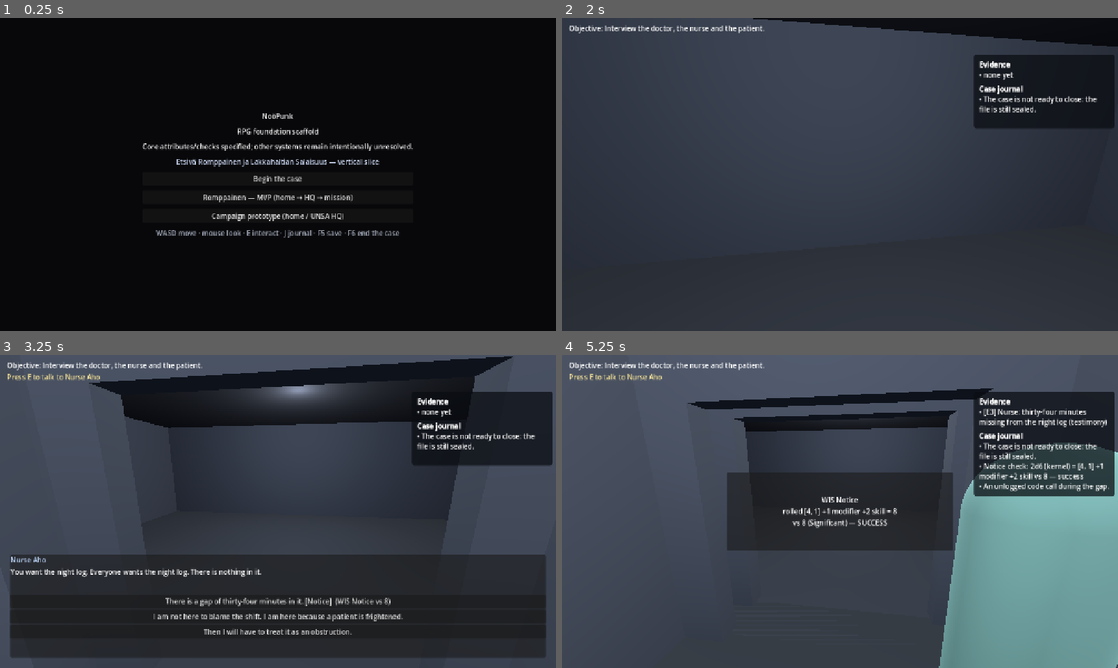
Above: before the commit, frames 1-4 (two rows, left to right).
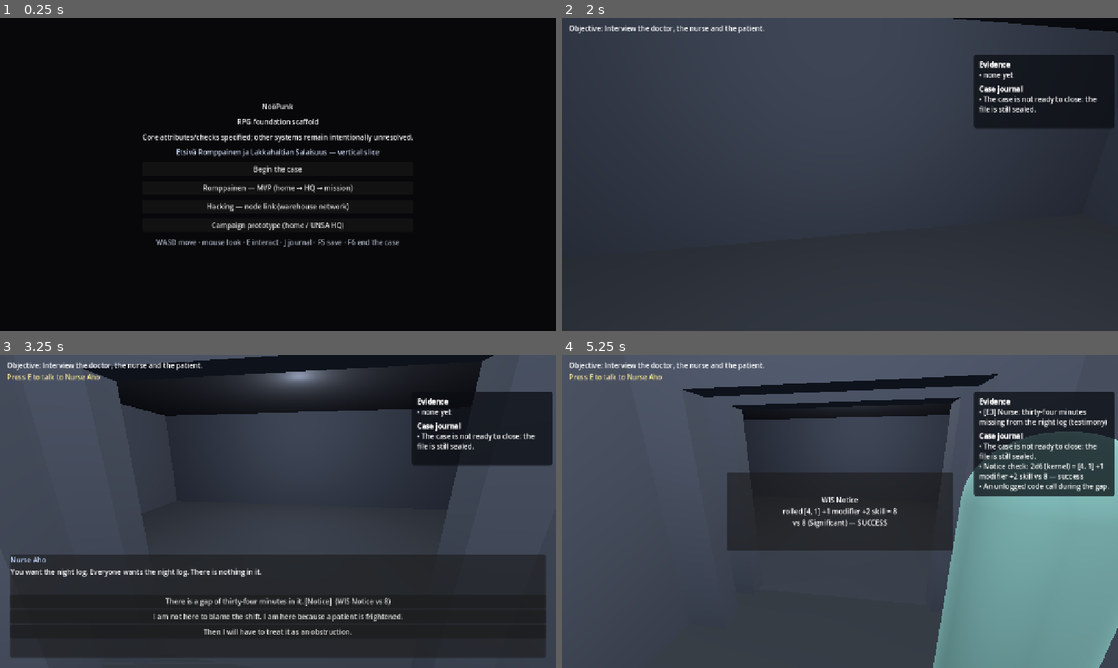
Above: after the commit, the same moments.

Repository: TomiToivio/NooPunk
Game: Godot game, scene res://scenes/main.tscn
Same seed, same stepped clock (60 frames per second), same inputs: the game is played once before the commit and once after it.
Inputs (mouse positions are in pixels of both pictures, inside the frame that each line leads up to):
- Up to frame 1 (0.25 s): no input
- Up to frame 2 (2 s): click "Begin the case" at 0.5 s; tap Enter at 1.25 s; move the mouse to (867, 174) at 1.27 s; hold W (move_forward) from 1.28 s (still down); hold F6 (end_case) from 1.28 s (still down)
- Up to frame 3 (3.25 s): keep holding W (move_forward); move the mouse to (250, 511) at 2.02 s; release F6 (end_case) at 2.03 s; tap E (interact) at 2.1, 2.75 s; move the mouse to (289, 505) at 2.77 s; hold J (toggle_journal) from 2.78 s (still down)
- Up to frame 4 (5.25 s): release W (move_forward) at 3.5 s; release J (toggle_journal) at 3.5 s; tap E (interact) at 3.5 s; drag from (812, 574) to (673, 464) at 3.52 s; click "There is a gap of thirty-four…" at 4.25 s; click "End the conversation" at 5 s

The runs differ from the first frame. In frame 1, 5.4% of the frame differs, in the area x 25-75%, y 27-74%; in frame 2, 2.4%; in frame 3, 6.9%, in the area x 15-93%, y 0-57%; in frame 4, 6.9%.

Commit message:
feat(cwn): playable node-link hacking screen (#858 remaining item)
The hacking subsystem was the only rule area with a catalogue verified against the SRD text and no way for a player to reach it. #858 named the node-link screen as its highest-value gap; this is that screen.

godot/ui/hacking_screen.gd renders the network's nodes as buttons and draws the links, connects nodes through the kernel, offers only the verbs a node actually has, and shows CPU, Access, failures, the alert clock and the ALARM state. The screen decides nothing: reachability, Access, CPU, the 2d6 check and the alert clock all come from godot/core/hacking.gd, and a refusal is shown with the kernel's own reason string, so the UI cannot become a second rule implementation.

It is reachable from the main menu as 'Hacking - node link (warehouse network)', opening the network and deck the Romppainen mission already carried rather than a fixture invented for the screen.

Two build details that cost time and are worth recording: the screen builds in setup() rather than _ready, because a --script runner adds nodes before the main loop starts and a screen waiting for _ready looks empty to every test; and layout is computed from a fallback canvas size while the control is outside a tree.

Verified: 1312 Godot checks, 0 failed; the main scene launches clean with --quit-after 60. The parity audit's 4.5 row moves from absent to playable, with verification still marked pending.

Diff:
--- a/godot/tests/run_tests.gd
+++ b/godot/tests/run_tests.gd
@@ -23,6 +23,7 @@
 	"res://godot/tests/test_cwn_wages.gd",
 	"res://godot/tests/test_rules_adapter.gd",
 	"res://godot/tests/test_combat.gd",
+	"res://godot/tests/test_hacking_screen.gd",
 	"res://godot/tests/test_hacking.gd",
 	"res://godot/tests/test_cwn_hacking_catalogue.gd",
 	"res://godot/tests/test_scene_flow.gd",
--- /dev/null
+++ b/godot/tests/test_hacking_screen.gd
@@ -0,0 +1,103 @@
+## The node-link screen: does a player actually reach the hacking rules?
+##
+## The kernel has its own tests; these rows prove the *screen* wires them up — that a node press spends
+## CPU and Access, that an unreachable node is refused with the kernel's reason, and that the alert clock
+## reaches the presentation rather than staying inside the kernel.
+extends RefCounted
+
+const Screen := preload("res://godot/ui/hacking_screen.gd")
+const Rules := preload("res://godot/core/cwn_hacking.gd")
+
+
+class StubAdapter:
+	var face := 4
+	func attribute_modifier(score: int) -> int:
+		return (score - 10) / 2
+	func roll_die(sides: int) -> int:
+		return face
+
+
+func _eq(name: String, actual: Variant, expected: Variant) -> Array:
+	return [name, actual == expected, "got %s; expected %s" % [str(actual), str(expected)]]
+
+
+func _network() -> Dictionary:
+	return {
+		"entry": "entry",
+		"nodes": {
+			"entry": {"links": ["records"], "verbs": [], "pos": [0, 0]},
+			"records": {"links": ["entry", "vault"], "verbs": ["query"], "security": 7, "pos": [1, 0]},
+			"vault": {"links": ["records"], "verbs": ["control"], "security": 9, "access_required": 2, "pos": [2, 0]},
+			"isolated": {"links": [], "verbs": [], "pos": [3, 0]},
+		},
+	}
+
+
+func _deck() -> Dictionary:
+	return {"cpu": 6, "access": 3, "programs": ["query", "control"], "program_rank": 1, "int": 12}
+
+
+func _screen() -> Object:
+	var screen: Object = Screen.new()
+	screen.setup(StubAdapter.new(), _network(), _deck())
+	return screen
+
+
+func run() -> Array:
+	var rows: Array = []
+	var screen := _screen()
+	var kernel: Object = screen.kernel
+
+	rows.append(_eq("every network node gets a button", screen._buttons.size(), 4))
+	rows.append(_eq("the entry node starts connected", kernel.is_node_connected("entry"), true))
+	rows.append(_eq("a node with no path is not connected", kernel.is_node_connected("vault"), false))
+	rows.append(_eq("links are drawn for the network", screen._nodes_layer.get_child_count() > 4, true))
+
+	# Pressing a reachable node connects it and spends a CPU point.
+	var cpu_before := int(kernel.deck["cpu"])
+	screen._buttons["records"].emit_signal("pressed")
+	rows.append(_eq("pressing a reachable node connects it", kernel.is_node_connected("records"), true))
+	rows.append(_eq("connecting spends CPU", int(kernel.deck["cpu"]) < cpu_before, true))
+	rows.append(_eq("the node shows as connected", screen._buttons["records"].modulate.g > 0.9, true))
+
+	# Pressing an unreachable node is refused, and the kernel's own reason is surfaced.
+	screen._buttons["isolated"].emit_signal("pressed")
+	rows.append(_eq("an unreachable node stays disconnected", kernel.is_node_connected("isolated"), false))
+	rows.append(_eq("the refusal reaches the log", screen._log_label.get_parsed_text().contains("no_path"), true))
+
+	# A verb button exists for a connected node's verbs, and running it reaches the kernel.
+	screen._on_node_pressed("records")
+	rows.append(_eq("verbs are offered once connected", screen._verbs_panel.get_child_count() >= 1, true))
+	var access_before := int(kernel.deck["access"])
+	screen._on_verb_pressed("records", "query")
+	rows.append(_eq("a verb spends Access", int(kernel.deck["access"]) < access_before, true))
+	rows.append(_eq("the verb is recorded in the kernel log", kernel.log.size() >= 2, true))
+
+	# A verb the deck does not carry is refused with the kernel's reason.
+	var no_program := _screen()
+	no_program.kernel.deck["programs"] = []
+	no_program._on_node_pressed("records")
+	no_program._on_verb_pressed("records", "query")
+	rows.append(_eq("a missing program is refused", no_program._log_label.get_parsed_text().contains("no_program"), true))
+
+	# The alert clock reaches the presentation.
+	kernel.failures = 3
+	kernel.alert_actions = 1
+	screen._refresh()
+	rows.append(_eq("the alert clock is shown", screen._status.text.contains("alert 1/2"), true))
+	kernel.alarm = true
+	screen._refresh()
+	rows.append(_eq("an alarm is shown", screen._status.text.contains("ALARM"), true))
+	rows.append(_eq("an alarm disables the nodes", screen._buttons["records"].disabled, true))
+
+	# The screen must be reachable from the menu path, not only from a test fixture.
+	var from_mission: Object = Screen.new()
+	rows.append(_eq("the warehouse mission opens on the screen",
+		from_mission.open_mission("res://godot/scenarios/mvp_romppainen/mission.json", 7), true))
+	rows.append(_eq("the mission's nodes are drawn", from_mission._buttons.size() >= 2, true))
+	rows.append(_eq("the mission entry point is connected",
+		from_mission.kernel.is_node_connected("lobby"), true))
+	rows.append(_eq("a missing mission file is refused",
+		from_mission.open_mission("res://godot/scenarios/nope/mission.json"), false))
+
+	return rows
--- /dev/null
+++ b/godot/ui/hacking_screen.gd
@@ -0,0 +1,229 @@
+## Playable node-link hacking screen (CWN SRD §4.5, over the §4.2 kernel).
+##
+## The rules were already implemented in `godot/core/hacking.gd`; what was missing was any way for a
+## player to *reach* them. This screen is presentation and input only — every legality decision
+## (reachability, Access, CPU, the 2d6 check, the alert clock) is asked of the kernel, never re-derived
+## here. If a verb is refused, the refusal is the kernel's own `reason` string.
+##
+## Layout comes from the network data: each node may carry `pos: [col, row]`; nodes without one are laid
+## out in reading order. Links are drawn between node centres.
+extends Control
+
+const Hacking := preload("res://godot/core/hacking.gd")
+
+const CELL := Vector2(150, 96)
+const MARGIN := Vector2(28, 36)
+const NODE_SIZE := Vector2(124, 60)
+
+var kernel: Object = null
+var network: Dictionary = {}
+var deck_spec: Dictionary = {}
+
+var _built := false
+var _nodes_layer: Control
+var _status: Label
+var _log_label: RichTextLabel
+var _verbs_panel: VBoxContainer
+var _verbs_title: Label
+var _buttons: Dictionary = {}      # node_id -> Button
+var _selected := ""
+
+
+## Bind a rules adapter, a network and a deck, then build the screen.
+##
+## Building here rather than in `_ready` is deliberate: a `--script` runner adds nodes before the main
+## loop starts, so `_ready` does not run and a screen that waits for it would look empty to every test.
+func setup(rules_adapter: Object, network_data: Dictionary, deck: Dictionary) -> void:
+	network = network_data
+	deck_spec = deck
+	kernel = Hacking.new(rules_adapter, network_data, deck)
+	_build()
+	_refresh()
+
+
+## Open the network recorded in a mission file. Used by the menu so the screen is reachable without a
+## scenario author wiring it up; the mission's `network` and `deck` are the scenario's own data.
+func open_mission(path: String, roll_seed: int = 1) -> bool:
+	var text := FileAccess.get_file_as_string(path)
+	if text.is_empty():
+		return false
+	var parsed: Variant = JSON.parse_string(text)
+	if not (parsed is Dictionary):
+		return false
+	var mission: Dictionary = parsed
+	if not mission.has("network"):
+		return false
+	var adapter: Object = load("res://godot/core/rules_adapter.gd").new(
+		"res://data/rules/wn_core.json", roll_seed)
+	setup(adapter, Dictionary(mission["network"]), Dictionary(mission.get("deck", {})))
+	return true
+
+
+func _ready() -> void:
+	if not _built:
+		_build()
+		_refresh()
+
+
+func _build() -> void:
+	if _built:
+		return
+	_built = true
+	set_anchors_preset(Control.PRESET_FULL_RECT)
+
+	var background := ColorRect.new()
+	background.color = Color(0.04, 0.05, 0.07)
+	background.set_anchors_preset(Control.PRESET_FULL_RECT)
+	background.mouse_filter = Control.MOUSE_FILTER_IGNORE
+	add_child(background)
+
+	_nodes_layer = Control.new()
+	_nodes_layer.set_anchors_preset(Control.PRESET_FULL_RECT)
+	_nodes_layer.mouse_filter = Control.MOUSE_FILTER_IGNORE
+	add_child(_nodes_layer)
+	_build_nodes()
+
+	_status = Label.new()
+	_status.position = Vector2(MARGIN.x, 6)
+	_status.add_theme_color_override("font_color", Color(0.55, 0.85, 0.95))
+	add_child(_status)
+
+	_verbs_title = Label.new()
+	_verbs_title.text = "Select a node"
+	_verbs_title.position = Vector2(MARGIN.x, _canvas_size().y - 210)
+	add_child(_verbs_title)
+
+	_verbs_panel = VBoxContainer.new()
+	_verbs_panel.position = Vector2(MARGIN.x, _canvas_size().y - 186)
+	_verbs_panel.custom_minimum_size = Vector2(240, 120)
+	add_child(_verbs_panel)
+
+	_log_label = RichTextLabel.new()
+	_log_label.bbcode_enabled = true
+	_log_label.position = Vector2(_canvas_size().x - 320, 40)
+	_log_label.custom_minimum_size = Vector2(300, 260)
+	_log_label.scroll_active = true
+	add_child(_log_label)
+
+
+## Grid position for a node: explicit `pos` wins, otherwise reading order by key.
+func _canvas_size() -> Vector2:
+	return size if size.x > 1.0 else Vector2(1152, 648)
+
+
+func _node_position(node_id: String, index: int) -> Vector2:
+	var node: Dictionary = network.get("nodes", {}).get(node_id, {})
+	var pos: Array = node.get("pos", [])
+	var col := index % 4
+	var row := index / 4
+	if pos.size() >= 2:
+		col = int(pos[0])
+		row = int(pos[1])
+	return MARGIN + Vector2(col * CELL.x, row * CELL.y) + Vector2(0, 24)
+
+
+func _build_nodes() -> void:
+	for child in _nodes_layer.get_children():
+		child.queue_free()
+	_buttons.clear()
+	var ids: Array = network.get("nodes", {}).keys()
+	for index in ids.size():
+		var node_id := String(ids[index])
+		var button := Button.new()
+		button.text = node_id
+		button.size = NODE_SIZE
+		button.position = _node_position(node_id, index)
+		button.pressed.connect(_on_node_pressed.bind(node_id))
+		_nodes_layer.add_child(button)
+		_buttons[node_id] = button
+	_draw_links(ids)
+
+
+func _draw_links(ids: Array) -> void:
+	var drawn: Dictionary = {}
+	for node_id in ids:
+		var node: Dictionary = network["nodes"][node_id]
+		for link in node.get("links", []):
+			var other := String(link)
+			var key := "%s|%s" % [node_id, other]
+			var reverse := "%s|%s" % [other, node_id]
+			if drawn.has(key) or drawn.has(reverse) or not _buttons.has(other):
+				continue
+			drawn[key] = true
+			var line := Line2D.new()
+			var a: Button = _buttons[node_id]
+			var b: Button = _buttons[other]
+			line.points = PackedVector2Array([
+				a.position + NODE_SIZE * 0.5,
+				b.position + NODE_SIZE * 0.5,
+			])
+			line.width = 2.0
+			line.default_color = Color(0.35, 0.55, 0.75, 0.55)
+			line.z_index = -1
+			_nodes_layer.add_child(line)
+
+
+func _on_node_pressed(node_id: String) -> void:
+	if kernel == null:
+		return
+	_selected = node_id
+	if not kernel.is_node_connected(node_id):
+		var result: Dictionary = kernel.connect_node(node_id)
+		if not bool(result.get("ok", false)):
+			_append_log("connect %s refused: %s" % [node_id, String(result.get("reason", "?"))])
+		else:
+			_append_log("connected to %s (cpu %d, access %d)" % [node_id, int(result["cpu"]), int(result["access"])])
+	_refresh()
+
+
+func _on_verb_pressed(node_id: String, verb: String) -> void:
+	if kernel == null:
+		return
+	if not kernel.is_node_connected(node_id):
+		_append_log("%s is not connected" % node_id)
+		return
+	var result: Dictionary = kernel.act(node_id, verb)
+	if not bool(result.get("ok", kernel.done(node_id, verb))):
+		_append_log("%s/%s refused: %s" % [node_id, verb, String(result.get("reason", "?"))])
+	elif bool(result.get("success", false)):
+		_append_log("%s/%s succeeded" % [node_id, verb])
+	else:
+		_append_log("%s/%s failed (alert %d)" % [node_id, verb, int(result.get("alert_actions", 0))])
+	_refresh()
+
+
+func _refresh() -> void:
+	if kernel == null:
+		return
+	for node_id in _buttons:
+		var button: Button = _buttons[node_id]
+		var connected: bool = kernel.is_node_connected(node_id)
+		button.modulate = Color(0.55, 1.0, 0.65) if connected else Color(0.82, 0.82, 0.9)
+		button.disabled = bool(kernel.alarm)
+	var deck: Dictionary = kernel.deck
+	var alert_text := "ALARM" if bool(kernel.alarm) else "alert %d/2" % int(kernel.alert_actions)
+	_status.text = "CPU %d/%d   Access %d   failures %d   %s" % [
+		int(deck["cpu"]), int(deck["cpu_max"]), int(deck["access"]), int(kernel.failures), alert_text]
+	_status.add_theme_color_override("font_color", Color(1.0, 0.45, 0.45) if bool(kernel.alarm) else Color(0.55, 0.85, 0.95))
+	_refresh_verbs()
+
+
+func _refresh_verbs() -> void:
+	for child in _verbs_panel.get_children():
+		child.queue_free()
+	if _selected.is_empty():
+		_verbs_title.text = "Select a node"
+		return
+	_verbs_title.text = "%s — %s" % [_selected, "connected" if kernel.is_node_connected(_selected) else "reach it first"]
+	var node: Dictionary = network.get("nodes", {}).get(_selected, {})
+	for verb in node.get("verbs", []):
+		var button := Button.new()
+		button.text = String(verb) + ("  (done)" if kernel.done(_selected, String(verb)) else "")
+		button.pressed.connect(_on_verb_pressed.bind(_selected, String(verb)))
+		_verbs_panel.add_child(button)
+
+
+func _append_log(message: String) -> void:
+	if _log_label == null:
+		return
+	_log_label.append_text(message + "\n")
--- a/godot/ui/main_menu.gd
+++ b/godot/ui/main_menu.gd
@@ -35,6 +35,17 @@
 		get_tree().change_scene_to_file("res://godot/ui/mvp_game.tscn"))
 	stack.add_child(mvp)
 
+	# #858: the hacking rules had a verified catalogue and no way to play them. This opens the
+	# warehouse network from the Romppainen mission on the node-link screen.
+	var hacking := Button.new()
+	hacking.text = "Hacking — node link (warehouse network)"
+	hacking.pressed.connect(func() -> void:
+		var screen: Node = load("res://scenes/hacking/node_link.tscn").instantiate()
+		screen.open_mission("res://godot/scenarios/mvp_romppainen/mission.json", 7)
+		get_tree().root.add_child(screen)
+		get_tree().current_scene = screen)
+	stack.add_child(hacking)
+
 	# The campaign is an existing feature of the same root Godot project.
 	# Keep it accessible here rather than requiring agents to maintain a rival title scene.
 	var campaign := Button.new()
--- /dev/null
+++ b/scenes/hacking/node_link.tscn
@@ -0,0 +1,12 @@
+[gd_scene load_steps=2 format=3]
+
+[ext_resource type="Script" path="res://godot/ui/hacking_screen.gd" id="1_hack"]
+
+[node name="NodeLinkScreen" type="Control"]
+layout_mode = 3
+anchors_preset = 15
+anchor_right = 1.0
+anchor_bottom = 1.0
+grow_horizontal = 2
+grow_vertical = 2
+script = ExtResource("1_hack")
Not shown, added: godot/core/cwn_wages.gd.uid
Not shown, added: godot/tests/test_cwn_wages.gd.uid
Not shown, added: godot/tests/test_hacking_screen.gd.uid
Not shown, added: godot/ui/hacking_screen.gd.uid
Not shown, changed: docs/CWN_SRD_PARITY_858.md
